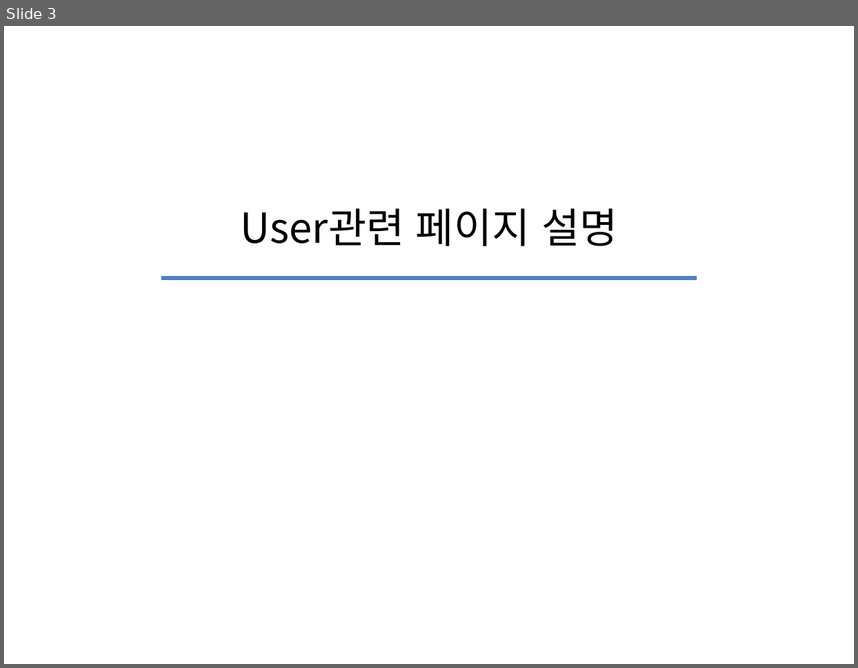
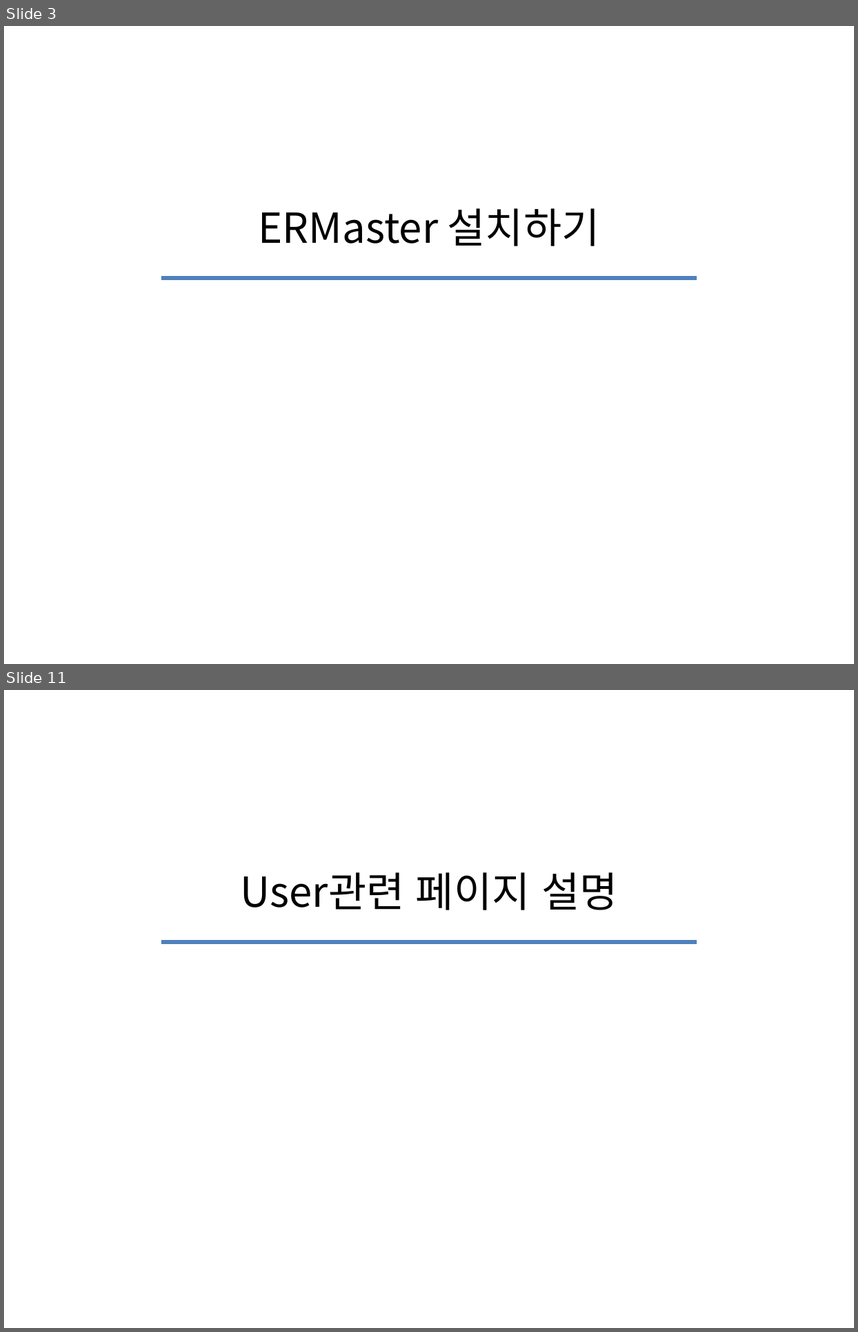
Before and after one commit to moon70717/iot_spring, a slide deck: iot_spring2/src/main/webapp/WEB-INF/views/db/main/iot_study2.pptx. Shown one above the other, each under a label of ours: slide 3 before the commit, slides 3 and 11 after it; the slides between them are not shown. The pictures are 858x668 and 858x1332 pixels, drawn with LibreOffice and Linux fonts; fonts in the diff are those of the drawing. Boxes give left, top, right and bottom in pixels: in the first picture for what was removed or moved away, otherwise in the second. Text is boxed around its words. In the diff, an @@ line names an element or a change of style, - is before the commit and + after.

```diff
--- a/iot_spring2/src/main/webapp/WEB-INF/views/db/main/iot_study2.pptx
+++ b/iot_spring2/src/main/webapp/WEB-INF/views/db/main/iot_study2.pptx
@@ slide 3 added at (x1=4, y1=26, x2=854, y2=664), background #FFFFFF @@
@@ text added at (x1=259, y1=208, x2=599, y2=246), 35 pt, text #000000 @@
+ERMaster 설치하기
@@ line added from (161, 278) to (697, 278), #4F81BD 3 pt @@
@@ what was slide 3 is now slide 11 @@
```
Also in this commit, not shown: 1 slide changed, 8 other slides added, 1 slide removed, 6 other files.
